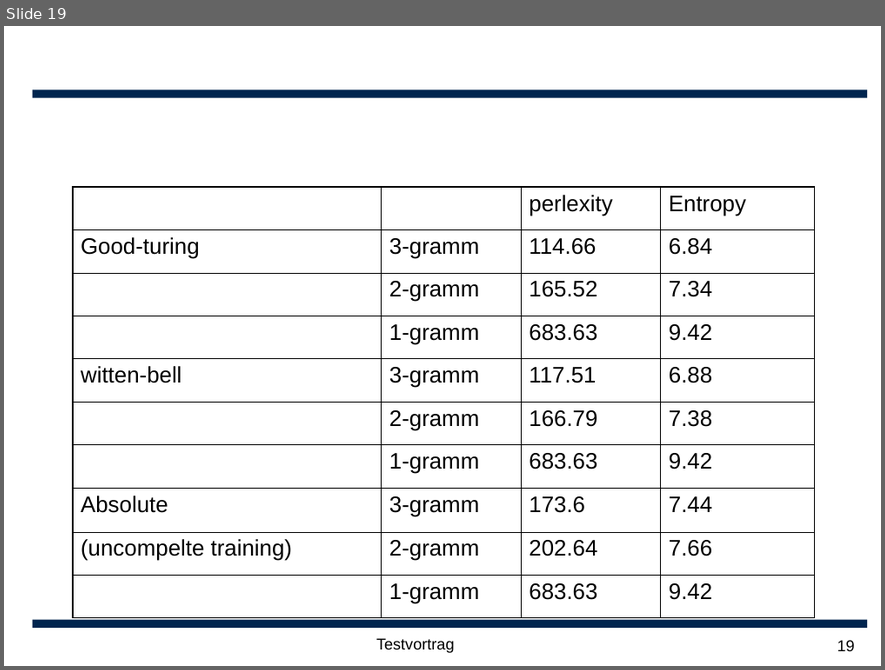
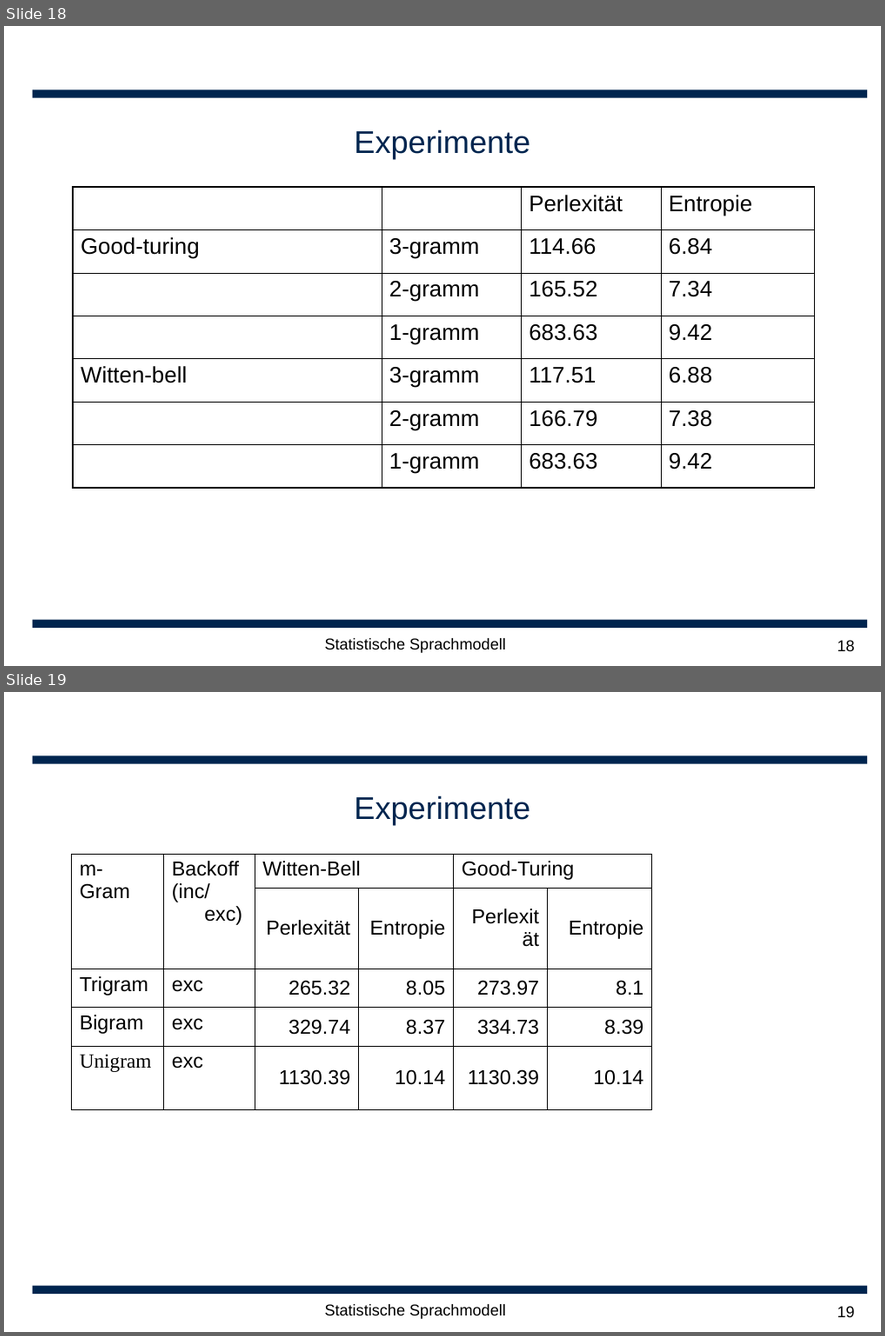
Before and after one commit to leonard117/arbeittet, a slide deck: ARS/doc/Statische Sprachmodellierung.ppt. Shown one above the other, each under a label of ours: slide 19 before the commit, slides 18 and 19 after it. The pictures are 885x670 and 885x1336 pixels, drawn with LibreOffice and Linux fonts; fonts in the diff are those of the drawing; background and template pictures are left out. Boxes give left, top, right and bottom in pixels: in the first picture for what was removed or moved away, otherwise in the second. Text is boxed around its words. In the diff, an @@ line names an element or a change of style, - is before the commit and + after.

```diff
--- a/ARS/doc/Statische Sprachmodellierung.ppt
+++ b/ARS/doc/Statische Sprachmodellierung.ppt
@@ slide 19 added at box(4, 692, 881, 1332), background #FFFFFF; not listed: 2 template elements that a slide beside it also shows @@
@@ title added at box(354, 796, 530, 824), 28 pt, text #00254F @@
+Experimente
@@ table added at box(71, 854, 650, 1110), 5 rows, 6 columns @@
+m- / Gram | Backoff / (inc/exc) | Witten-Bell |  | Good-Turing | 
+ |  | Perlexität | Entropie | Perlexität | Entropie
+Trigram | exc | 265.32 | 8.05 | 273.97 | 8.1
+Bigram | exc | 329.74 | 8.37 | 334.73 | 8.39
+Unigram | exc | 1130.39 | 10.14 | 1130.39 | 10.14
@@ text added at box(325, 1304, 506, 1319), 14 pt, text #000000 @@
+Statistische Sprachmodell
@@ page number added at box(837, 1306, 855, 1318), 14 pt, text #000000 @@
+19
@@ what was slide 19 is now slide 18 @@
@@ slide 18 changed as well @@
@@ title added at box(354, 130, 530, 158), 28 pt, text #00254F @@
+Experimente
@@ table at box(73, 187, 814, 488) @@
-row 1, column 3: perlexity
+row 1, column 3: Perlexität
-row 1, column 4: Entropy
+row 1, column 4: Entropie
-row 5, column 1: witten-bell
+row 5, column 1: Witten-bell
-row 8: Absolute | 3-gramm | 173.6 | 7.44
-row 9: (uncompelte training) | 2-gramm | 202.64 | 7.66
-row 10:  | 1-gramm | 683.63 | 9.42
@@ text at box(325, 638, 506, 653): text changed @@
-Testvortrag
+Statistische Sprachmodell
@@ page number at box(837, 640, 855, 652): text changed @@
-19
+18
```
Also in this commit, not shown: 15 other slides changed, 4 other slides added, 4 slides removed.
